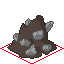
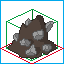
Layer changes from the first 64 x 64 image to the second:
showed "Grid sample" over [0, 0, 64, 64]
